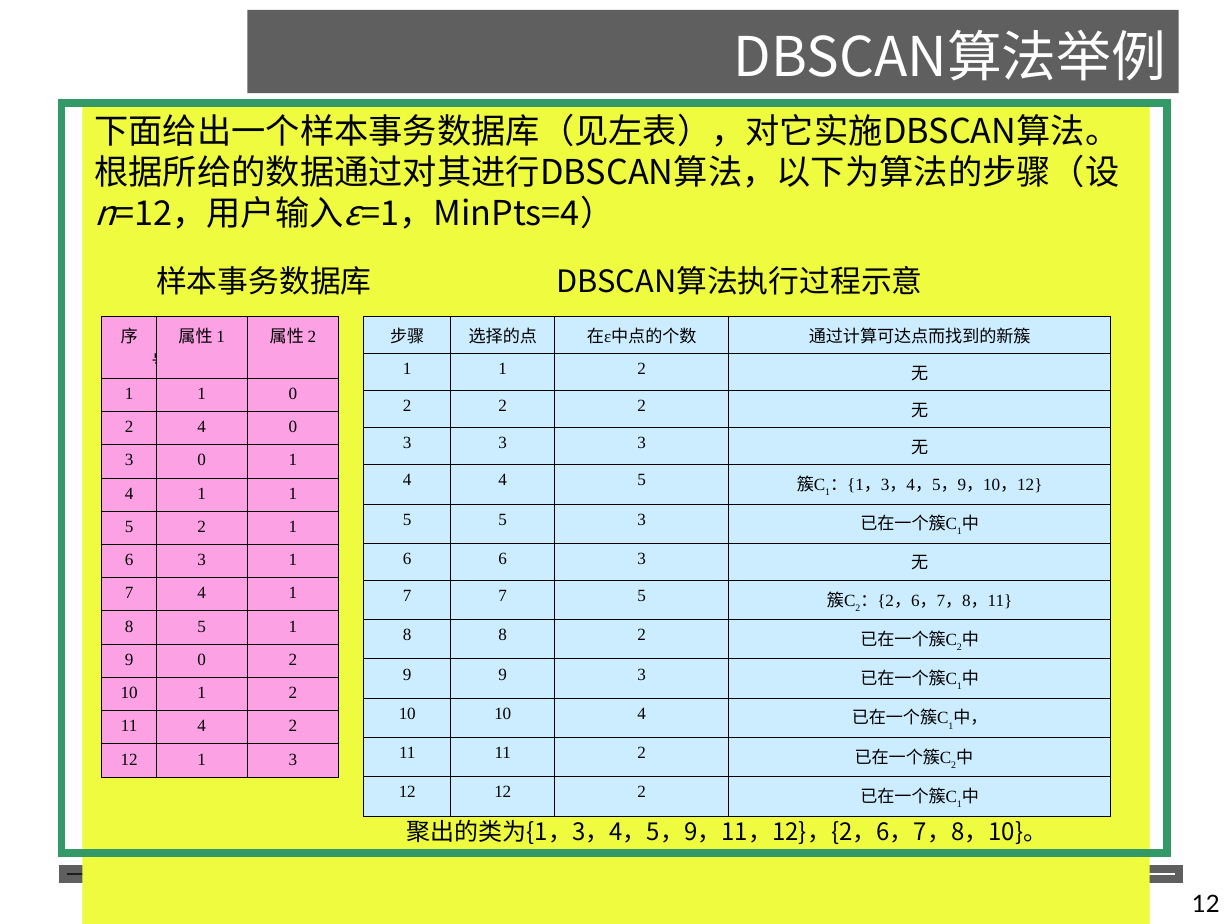
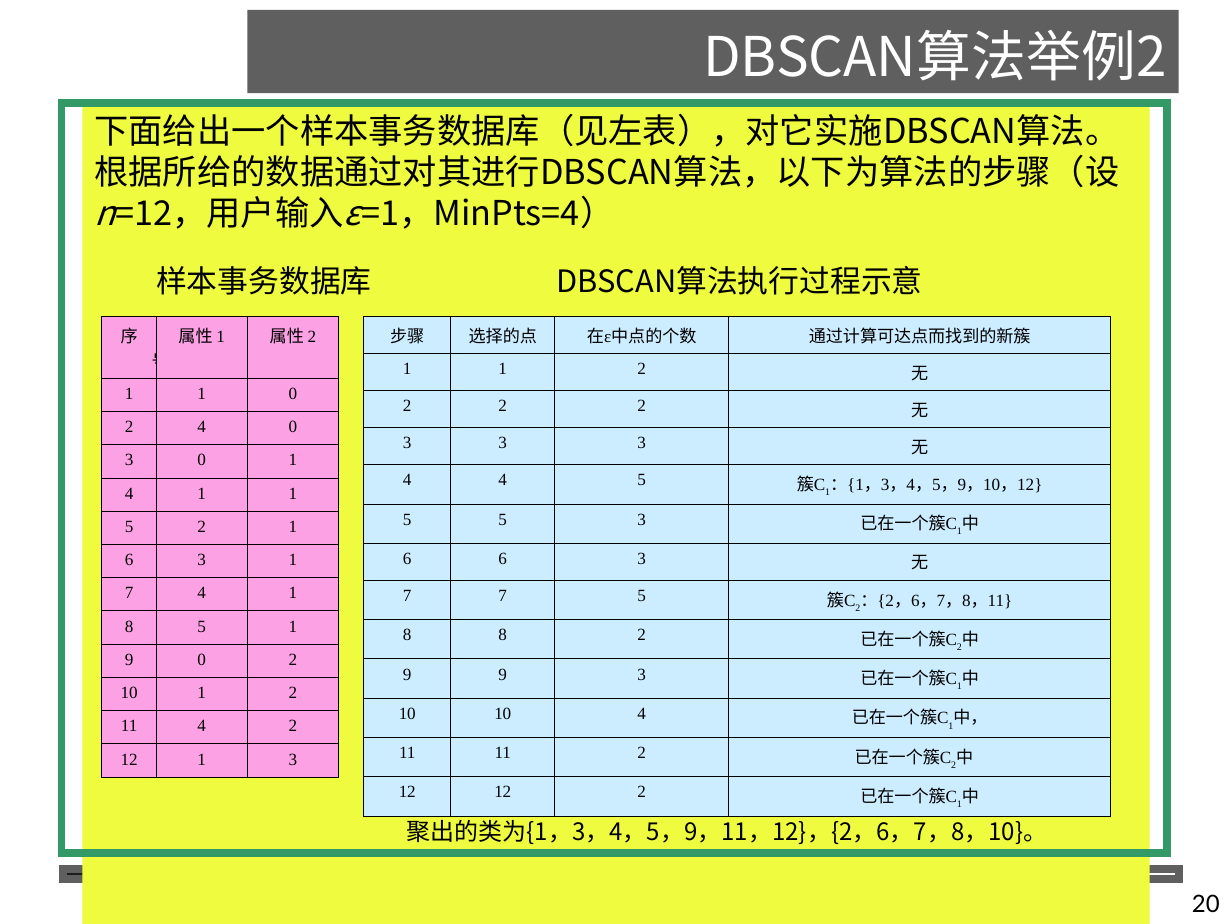
Before and after one commit to shfkuang/shfkuang.github.io, a slide deck: slide 20 of dm/ch5.4.ppt (slide 12 before the commit). Drawn at 1232x924 pixels with LibreOffice and Linux fonts; fonts in the diff are those of the drawing; background and template pictures are left out. Boxes give left, top, right and bottom in pixels: in the first picture for what was removed or moved away, otherwise in the second. Text is boxed around its words. In the diff, an @@ line names an element or a change of style, - is before the commit and + after.

```diff
--- a/dm/ch5.4.ppt
+++ b/dm/ch5.4.ppt
@@ title at [703, 30, 1166, 81]: text changed @@
-DBSCAN算法举例
+DBSCAN算法举例2
@@ page number at [1192, 894, 1220, 912]: text changed @@
-12
+20
```
Also in this commit, not shown: 1 other slide changed, 9 slides added, 4 slides removed, 2 other files.
